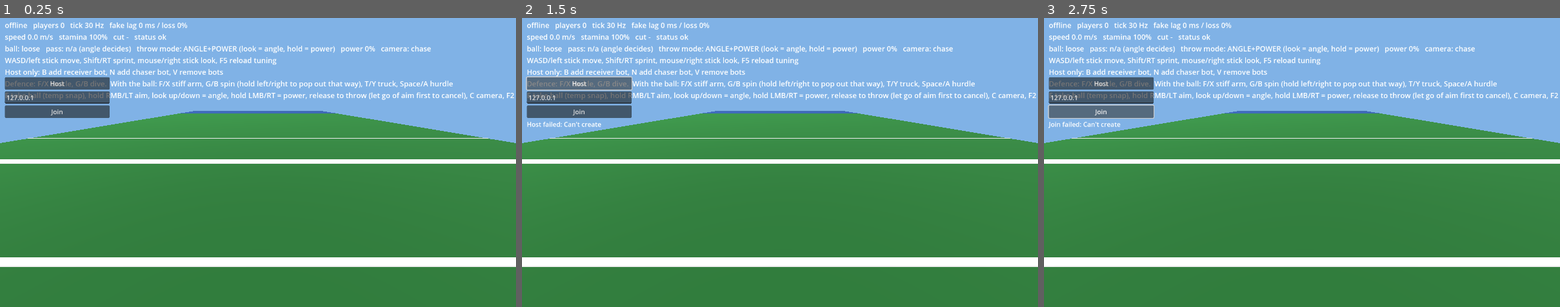
Above: before the commit, frames 1-3 (left to right).
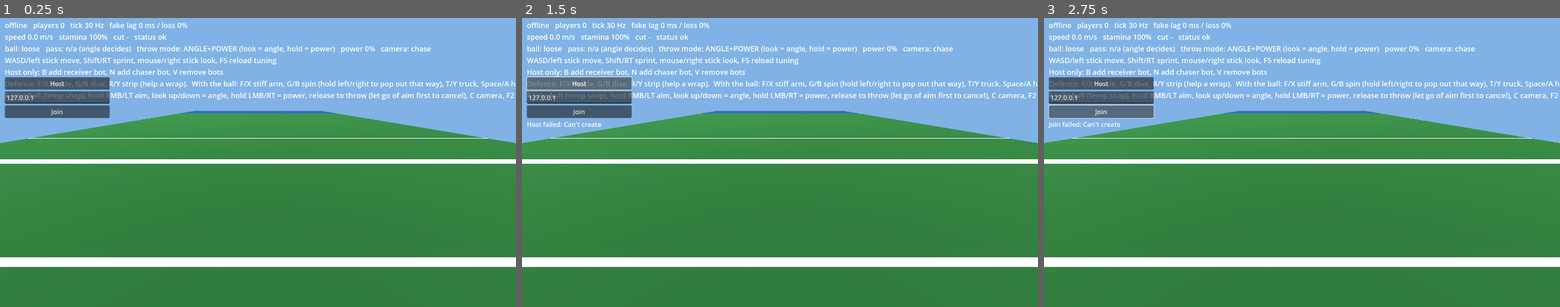
Above: after the commit, the same moments.

Repository: BusherBridi/footy
Game: Godot game, scene res://game/main.tscn
The game is run twice, just before and just after one commit, with the same random seed, the same clock (stepped at 60 frames per second) and the same inputs.
Inputs (mouse positions are in pixels of both pictures, inside the frame that each line leads up to):
- Up to frame 1 (0.25 s): no input
- Up to frame 2 (1.5 s): tap Enter at 0.5 s; move the mouse to (893, 148) at 0.52 s; hold D (move_right) 0.53-1.25 s; hold Right mouse button (aim) 0.53-1.25 s; click (893, 148) at 0.67 s; tap G (dive) at 0.8 s; click "Host" at 1.25 s
- Up to frame 3 (2.75 s): click "Join" at 2 s

The runs differ from the first frame. In frame 1, 0.8% of the frame differs, in the area x 20-100%, y 21-25%; in frame 2, 0.8%; in frame 3, 0.8%.

Commit message:
Strips: a joining defender can rip the ball out of a wrapped carrier; odds rise as the carrier tires
Co-Authored-By: Claude Sonnet 5.5 <noreply@anthropic.com>
Claude-Session: https://claude.ai/code/session_019sG5UHM1GGRNY1UxwzgmJ9

Diff:
--- a/godot/game/bot_brain.gd
+++ b/godot/game/bot_brain.gd
@@ -24,6 +24,7 @@
 var _returning := false
 
 var _take_cd := 0.0
+var _strip_roll := -1            # -1 = undecided, 0 tackle, 1 strip
 var _dive_roll := -1            # -1 = undecided for this approach, 0 no, 1 yes
 var _throw_wait := 2.0
 var _phase := 0                 # 0 wait, 1 charging, 2 release
@@ -66,9 +67,19 @@
 		var h: Vector2 = ctx["heading"]
 		facing_ok = rad_to_deg(absf(h.angle_to(cp - pos))) <= float(tuning["bot"]["chase_face_deg"])
 	if dist <= float(tuning["bot"]["chase_trigger_m"]) and facing_ok:
-		out["tackle"] = true
+		if ctx.get("carrier_wrapped", false):
+			# Joining a wrap: sometimes go for the ball instead of the tackle.
+			if _strip_roll < 0:
+				_strip_roll = 1 if rng.randf() < float(tuning["bot"]["strip_chance"]) else 0
+			if _strip_roll == 1:
+				out["strip"] = true
+			else:
+				out["tackle"] = true
+		else:
+			out["tackle"] = true
 	elif dist > float(tuning["bot"]["dive_trigger_m"]) + 2.0:
 		_dive_roll = -1
+		_strip_roll = -1
 	elif dist <= float(tuning["bot"]["dive_trigger_m"]):
 		if _dive_roll < 0:
 			_dive_roll = 1 if rng.randf() < float(tuning["bot"]["dive_chance"]) else 0
--- a/godot/game/input_setup.gd
+++ b/godot/game/input_setup.gd
@@ -23,6 +23,7 @@
 	_action("look_down", [_axis(JOY_AXIS_RIGHT_Y, 1.0)])
 	_action("tackle", [_key(KEY_F), _button(JOY_BUTTON_X), _mouse(MOUSE_BUTTON_XBUTTON1)])
 	_action("dive", [_key(KEY_G), _button(JOY_BUTTON_B)])
+	_action("strip", [_key(KEY_R), _button(JOY_BUTTON_Y)])      # a defender's Y; the carrier's Y is truck
 	_action("truck", [_key(KEY_T), _button(JOY_BUTTON_Y)])
 	_action("hurdle", [_key(KEY_SPACE), _button(JOY_BUTTON_A)])
 	_action("add_chaser", [_key(KEY_N)])
--- a/godot/game/main.gd
+++ b/godot/game/main.gd
@@ -20,6 +20,7 @@
 var _tackle_latch := false
 var _dive_latch := false
 var _truck_latch := false
+var _strip_latch := false
 var _hurdle_latch := false
 var event_label := Label.new()
 var _event_time := 0.0
@@ -120,6 +121,8 @@
 	_dive_latch = false
 	var truck := _truck_latch
 	_truck_latch = false
+	var strip := _strip_latch
+	_strip_latch = false
 	var hurdle := _hurdle_latch
 	_hurdle_latch = false
 	return {
@@ -136,6 +139,7 @@
 		"tackle": tackle,
 		"dive": dive,
 		"truck": truck,
+		"strip": strip,
 		"hurdle": hurdle,
 	}
 
@@ -201,6 +205,8 @@
 		Tuning.reload()
 	if Input.is_action_just_pressed("tackle"):
 		_tackle_latch = true
+	if Input.is_action_just_pressed("strip"):
+		_strip_latch = true
 	if Input.is_action_just_pressed("truck"):
 		_truck_latch = true
 	if Input.is_action_just_pressed("hurdle"):
@@ -244,7 +250,7 @@
 	var bot_tag := ""
 	if brain:
 		bot_tag = "[BOT %s%s]  " % ["route=" + brain.route_name if brain.route_name != "" else "wander", " + QB" if brain.is_qb else ""]
-	hud.text = bot_tag + "%s   players %d   tick %d Hz   fake l …(272 unchanged characters)… move bots\nDefence: F/X tackle, G/B dive.  With the ball: F/X stiff arm, G/B spi …(265 unchanged characters)…
+	hud.text = bot_tag + "%s   players %d   tick %d Hz   fake l …(272 unchanged characters)… move bots\nDefence: F/X tackle, G/B dive, R/Y strip (help a wrap).  With the ball: F/X stiff arm, G/B spi …(265 unchanged characters)…
 		role, session.athletes.size(), int(n["tick_hz"]), int(n["sim_latency_ms"]), int(n["sim_loss_pct"]),
 		s.speed, int(s.stamina * 100.0), "plant" if s.cut_timer > 0.0 else "-", ["ok", "STUMBLE", "DOWN", "DIVE", "SPIN", "TRUCK", "HURDLE", "POP", "WRAPPED", "HOLDING"][int(s.status)],
 		["loose", "held", "in flight"][int(session.view_ball.get("kind", 0))], "n/a (angle decides)" if throw_mode == NetSession.ThrowMode.AIM else ("LOB" if lob else "BULLET"),
--- a/godot/net/net_session.gd
+++ b/godot/net/net_session.gd
@@ -243,6 +243,8 @@
 		_sv_tackle(1)
 	if inp.get("dive", false):
 		_sv_dive(1)
+	if inp.get("strip", false):
+		_sv_strip(1)
 	if inp.get("truck", false):
 		_sv_counter(1, AthleteState.Status.TRUCK)
 	if inp.get("hurdle", false):
@@ -264,6 +266,7 @@
 		var bp: SvPlayer = sv_players[id]
 		var ctx := {"heading": bp.state.heading, "holding": bp.wrap_of != 0}
 		if ball_kind == Ball.HELD and ball_holder != id and sv_players.has(ball_holder):
+			ctx["carrier_wrapped"] = sv_players[ball_holder].wrap_holder != 0
 			var cs: AthleteState = sv_players[ball_holder].state
 			ctx["carrier"] = cs.pos
 			ctx["carrier_vel"] = cs.heading * cs.speed
@@ -274,6 +277,8 @@
 			_sv_tackle(id)
 		if bi.get("dive", false):
 			_sv_dive(id)
+		if bi.get("strip", false):
+			_sv_strip(id)
 
 	var max_q: int = int(_net()["max_input_queue"])
 	for id in sv_players:
@@ -319,6 +324,8 @@
 		_send(func(): if cl_connected: rpc_id(1, "rpc_tackle"))
 	if inp.get("dive", false):
 		_send(func(): if cl_connected: rpc_id(1, "rpc_dive"))
+	if inp.get("strip", false):
+		_send(func(): if cl_connected: rpc_id(1, "rpc_strip"))
 	if inp.get("truck", false):
 		_send(func(): if cl_connected: rpc_id(1, "rpc_counter", AthleteState.Status.TRUCK))
 	if inp.get("hurdle", false):
@@ -400,6 +407,12 @@
 func rpc_dive() -> void:
 	if mode == Mode.HOST:
 		_sv_dive(multiplayer.get_remote_sender_id())
+
+
+@rpc("any_peer", "reliable")
+func rpc_strip() -> void:
+	if mode == Mode.HOST:
+		_sv_strip(multiplayer.get_remote_sender_id())
 
 
 @rpc("any_peer", "reliable")
@@ -683,6 +696,34 @@
 			return
 
 
+## A joining defender rips at the ball instead of adding hit power. The more tired the
+## carrier, the better the odds. A failed strip does nothing (their hit never counts).
+func _sv_strip(id: int) -> void:
+	var p: SvPlayer = sv_players.get(id)
+	if p == null or p.state.status == AthleteState.Status.DOWN or p.tackle_cd > 0.0:
+		return
+	if ball_kind != Ball.HELD or ball_holder == id or not sv_players.has(ball_holder):
+		return
+	var cp: SvPlayer = sv_players[ball_holder]
+	var tk: Dictionary = Tuning.section("tackle")
+	if cp.wrap_holder == 0 or cp.wrap_holder == id:
+		return        # only a joiner, and only on a carrier who is already wrapped up
+	if p.state.pos.distance_to(cp.state.pos) > float(tk["strip_reach"]):
+		return
+	p.tackle_cd = tk["strip_cooldown"]
+	var chance := lerpf(float(tk["strip_chance_empty"]), float(tk["strip_chance_full"]), clampf(cp.state.stamina, 0.0, 1.0))
+	var roll: float = fumble_roll if fumble_roll >= 0.0 else randf()
+	if roll < chance:
+		var cid := ball_holder
+		_end_wrap(cid, false)
+		cp.state.status = AthleteState.Status.STUMBLE
+		cp.state.status_timer = tk["strip_carrier_stumble"]
+		_announce("STRIPPED! %s rips it from %s (%d%% chance)" % [_name(id), _name(cid), int(chance * 100.0)])
+		_fumble(cid, cp.state.pos)
+	else:
+		_announce("%s tried to strip it and failed (%d%% chance)" % [_name(id), int(chance * 100.0)])
+
+
 ## Carrier counters that put you in a movement state: spin, truck, hurdle.
 func _sv_counter(id: int, kind: int) -> void:
 	var p: SvPlayer = sv_players.get(id)
--- a/godot/tests/tackle_test.gd
+++ b/godot/tests/tackle_test.gd
@@ -78,6 +78,15 @@
 	print("%-46s %s" % ["stiff arm shoves the holder off", wrap_break(4)])
 	print("%-46s %s" % ["stiff arm with empty stamina fails", wrap_break(5)])
 	print("%-46s %s" % ["holder lets go (presses tackle again)", wrap_break(6)])
+	print()
+	print("%-46s %s" % ["strips", "result"])
+	print("%-46s %s" % ["fresh carrier, roll 0.10 (chance 15%)", strip_case(1.0, 0.10, 4)])
+	print("%-46s %s" % ["fresh carrier, roll 0.20 (chance 15%)", strip_case(1.0, 0.20, 4)])
+	print("%-46s %s" % ["tired carrier (10%), roll 0.50", strip_case(0.1, 0.50, 4)])
+	print("%-46s %s" % ["the holder tries to strip (not a joiner)", strip_case(1.0, 0.0, 3)])
+	print("%-46s %s" % ["strip with nobody holding the carrier", strip_case(1.0, 0.0, 4, false)])
+	print("%-46s %s" % ["joiner too far away", strip_case(1.0, 0.0, 4, true, 4.0)])
+	print("%-46s %s" % ["strip twice (cooldown)", strip_twice()])
 	print("%-46s %s" % ["HURDLE vs a tackler on their feet", cnt(AthleteState.Status.HURDLE, Vector2(0, -1.2), Vector2(0, 1), 0.0, run, 1.0)])
 	print("%-46s %s" % ["HURDLE vs a dive", hurdle_dive()])
 	print("%-46s %s" % ["counter cooldown (spin then truck at once)", counter_cd()])
@@ -336,3 +345,34 @@
 			s.sv_players[3].tackle_cd = 0.0
 			s._sv_tackle(3)
 	return "%s -> carrier %s, holder %s" % [str(out[-1]), ST[c.status], ST[h.status]]
+
+
+func strip_case(stamina: float, roll: float, striper: int, wrapped := true, dist := 0.8) -> String:
+	if wrapped:
+		wrap_start()
+	else:
+		reset(Vector2(0, -1.2), Vector2(0, 1), 0.0, 0.0)
+	s._add_sv_player(4)
+	var c: AthleteState = s.sv_players[2].state
+	c.stamina = stamina
+	s.sv_players[4].state.pos = Vector2(dist, 0.0)
+	s.sv_players[4].state.status = 0
+	s.sv_players[striper].tackle_cd = 0.0
+	s.fumble_roll = roll
+	var out := ev_capture()
+	s._sv_strip(striper)
+	s.fumble_roll = -1.0
+	var first: String = str(out[0]).split(" (")[0] if out.size() > 0 else "(ignored)"
+	return "%s -> carrier %s, ball %s%s" % [first, ST[c.status], ["loose", "held", "flight"][s.ball_kind], " (LIVE)" if s.ball_live else ""]
+
+
+func strip_twice() -> String:
+	wrap_start()
+	s._add_sv_player(4)
+	s.sv_players[4].state.pos = Vector2(0.8, 0.0)
+	s.fumble_roll = 0.9      # always fails
+	var out := ev_capture()
+	s._sv_strip(4)
+	s._sv_strip(4)
+	s.fumble_roll = -1.0
+	return "%d strip attempt(s) resolved from two presses" % out.size()
--- a/godot/tuning.json
+++ b/godot/tuning.json
@@ -149,7 +149,8 @@
     "chase_lead_s": 0.25,
     "dive_trigger_m": 3.2,
     "dive_chance": 0.5,
-    "chase_face_deg": 60.0
+    "chase_face_deg": 60.0,
+    "strip_chance": 0.4
   },
   "catch": {
     "radius": 1.2,
@@ -218,6 +219,11 @@
     "takedown_speed": 4.0,
     "join_hit_factor": 1.0,
     "wrap_offset": 0.9,
-    "wrap_max_time": 6.0
+    "wrap_max_time": 6.0,
+    "strip_reach": 1.8,
+    "strip_chance_full": 0.15,
+    "strip_chance_empty": 0.85,
+    "strip_cooldown": 1.0,
+    "strip_carrier_stumble": 0.5
   }
 }
